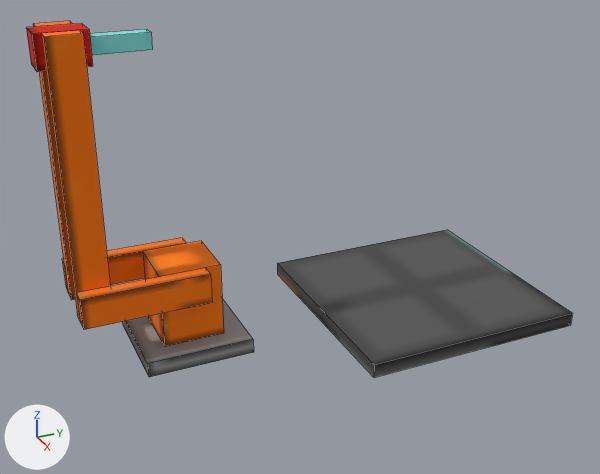
Two versions of the OBJ model src/main/resources/assets/pneumaticcraft/models/block/assembly_drill.obj, one commit apart.
Camera for both pictures: a 50 mm camera at (3.44, -1.3, 1.9) aimed at (0.58, -0.01, 0.47). The axes (+X, +Y, +Z) are drawn at lower left. The lights are the same throughout. Mesh edges are drawn as thin lines. Where no turn or scale is listed for an object, it has been applied to the vertices. Vertices at the same position are counted once.

Objects in the first picture: 'assembly_drill'.
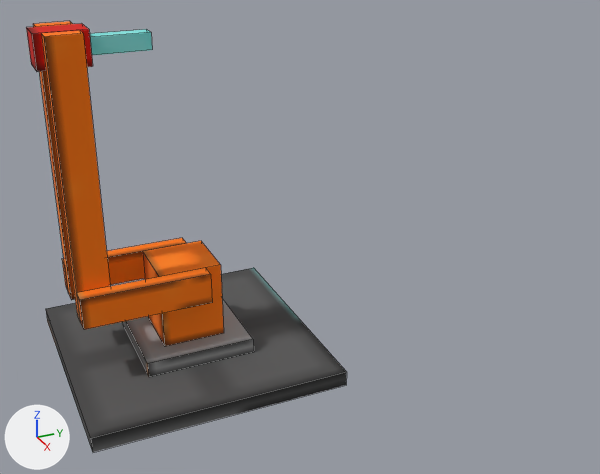
Pixel boxes (x1, y1, x2, y2) of what changed, in the pictures (600 x 474 px; the box of a moved part takes in the faces that stretch with it):
```json
{"object": "assembly_drill", "change": "reshaped", "before": [26, 21, 573, 377], "after": [26, 21, 347, 452], "on screen": "41% narrower, 21% taller"}
{"part": 1, "of": "me_assembly_drill", "change": "moved or reshaped", "before": [277, 230, 573, 377], "after": [46, 268, 347, 452]}
```

Edits to the scene script, one JSON object a line:
```json
{"block": "me_assembly_drill", "where": "me_assembly_drill.from_pydata(...)  # 78 vertices, 60 faces; spans x 0.0..1.0, y -0.97..1.12, z 0.0..1.38"}
{"block": "me_assembly_drill", "where": "# used by ob_assembly_drill; location = (0.0, 0.0, 0.0)"}
{"block": "me_assembly_drill", "change": "me_assembly_drill part 1: the loose piece of 8 vertices spanning x 0.0..1.0, y 0.12..1.12, z 0.0..0.06 is moved by (0.0, -1.12, 0.0)"}
```
